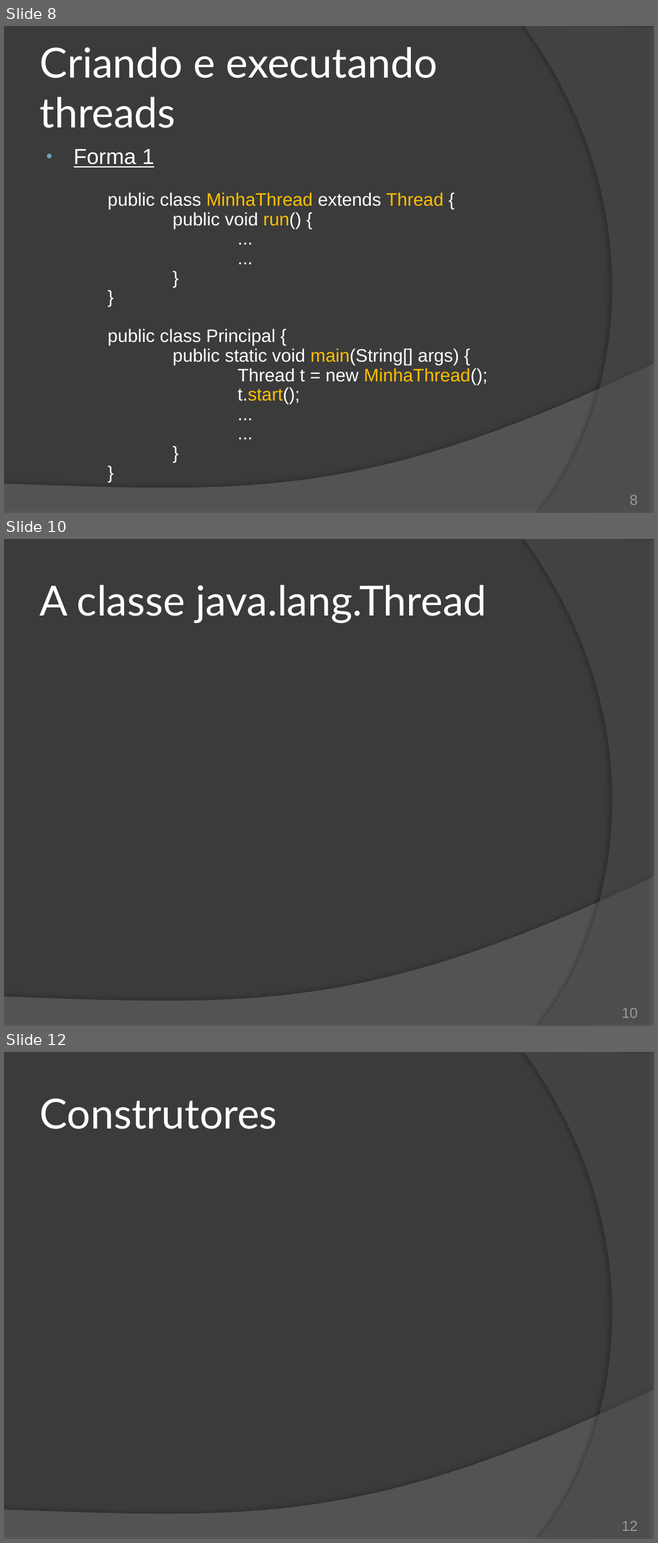
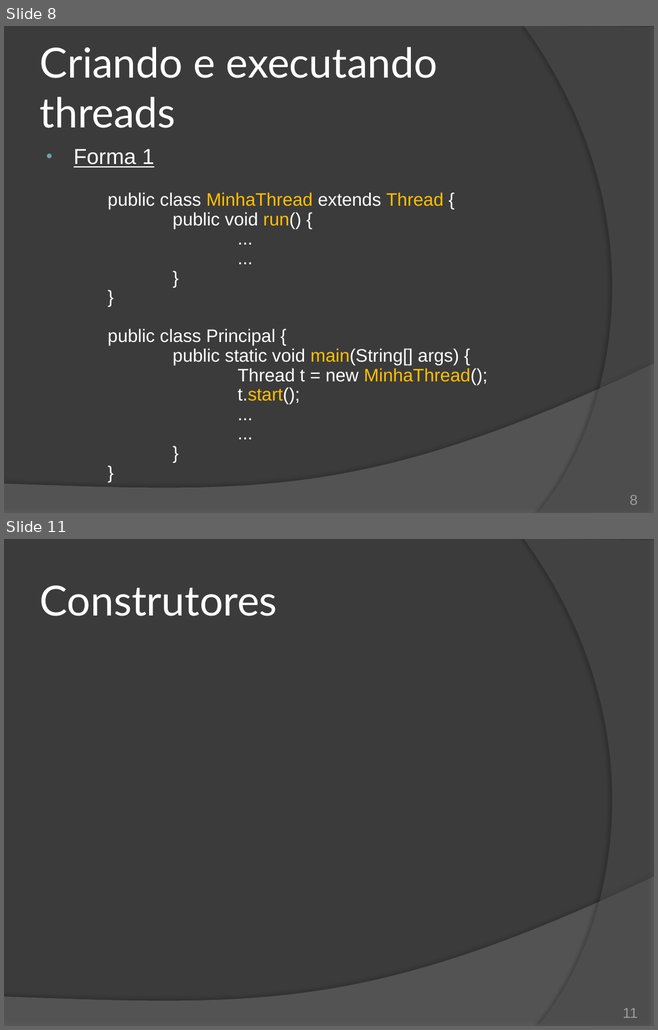
Before and after one commit to duchesqui/slzvieira-training, a slide deck: 2-Java-Programmer-Modulo-II/14.Capitulo08.pptx. Shown one above the other, each under a label of ours: slides 8, 10 and 12 before the commit, slides 8 and 11 after it; the slides between them are not shown. The pictures are 658x1543 and 658x1030 pixels, drawn with LibreOffice and Linux fonts; fonts in the diff are those of the drawing. Boxes give left, top, right and bottom in pixels: in the first picture for what was removed or moved away, otherwise in the second. Text is boxed around its words. In the diff, an @@ line names an element or a change of style, - is before the commit and + after.

Commit message:
Threads - Estados das threads.

```diff
--- a/2-Java-Programmer-Modulo-II/14.Capitulo08.pptx
+++ b/2-Java-Programmer-Modulo-II/14.Capitulo08.pptx
@@ slide 10 removed at bbox=[4, 539, 654, 1026], background #3B3B3B; not listed: 2 template elements that a slide beside it also shows @@
@@ title removed at bbox=[40, 585, 487, 623] @@
-A classe java.lang.Thread
@@ page number removed at bbox=[621, 1008, 637, 1018] @@
-10
@@ what was slide 12 is now slide 11 @@
@@ page number at bbox=[622, 1008, 637, 1018]: text changed @@
-12
+11
```
Also in this commit, not shown: 2 slides changed, 1 slide added, 1 other slide removed.
